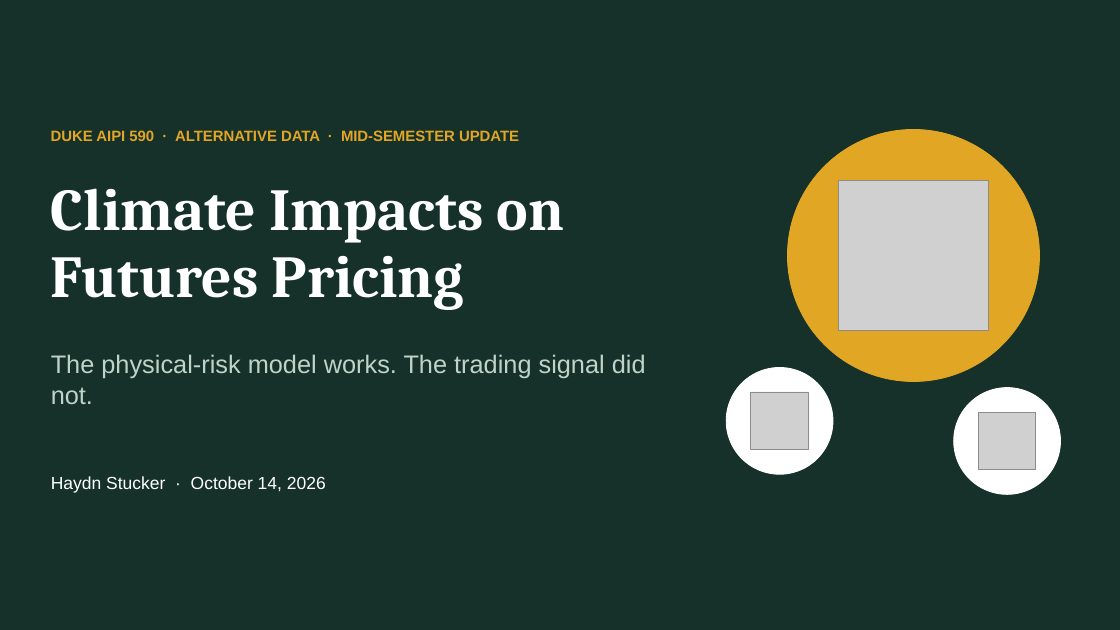
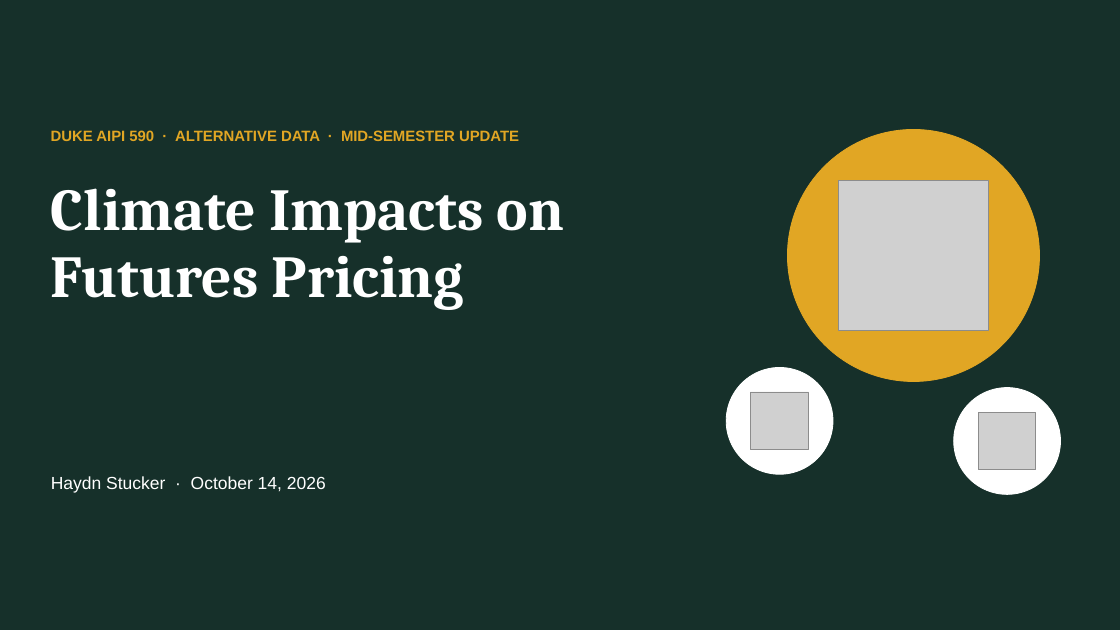
Before and after one commit to haydn-s/climate-futures-pricing, a slide deck: slide 1 of presentation/mid-semester/output/Midterm Presentation.pptx. Drawn at 1120x630 pixels with LibreOffice and Linux fonts; fonts in the diff are those of the drawing; grey boxes stand for pictures. Boxes give left, top, right and bottom in pixels: in the first picture for what was removed or moved away, otherwise in the second. Text is boxed around its words. In the diff, an @@ line names an element or a change of style, - is before the commit and + after.

```diff
--- a/presentation/mid-semester/output/Midterm Presentation.pptx
+++ b/presentation/mid-semester/output/Midterm Presentation.pptx
@@ text removed at box(51, 354, 646, 404) @@
-The physical-risk model works. The trading signal did not.
```
Also in this commit, not shown: 1 other slide changed.
